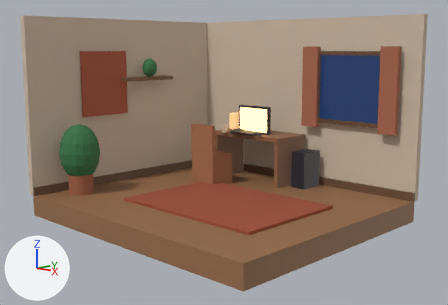
The Blender file Blender/Cozy Computer Room/cozy-computer-room.blend: old version first, new version second.
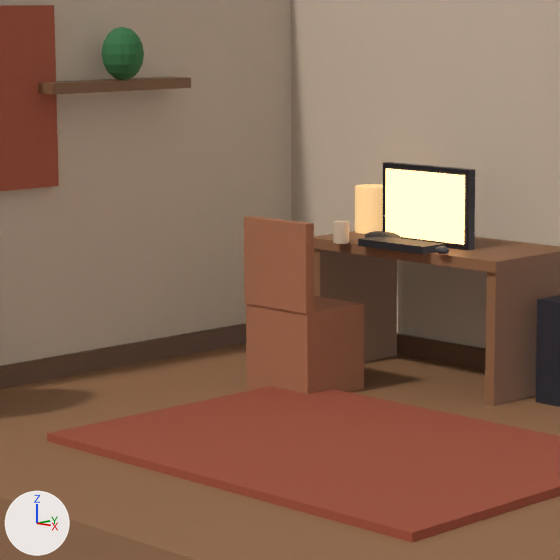
Each version appears first whole from a camera (50 mm lens) standing at (6.15, -6.26, 2.15) and looking at (0.04, 0.03, 0.68), and next in a close-up on the part from 24% to 67% of the width and 16% to 79% of the height. Lighting does not change. The marker at lower left points along +X, +Y and +Z. The first two pictures are the older version.

In view in the first close-up: 'Chair_Back', 'Chair_Seat', 'Cube', 'Desk_Leg_Left', 'Desk_Leg_Right', 'Desk_Top', 'Monitor_Screen', 'Room_BackWall', 'Room_BaseboardLeft', 'Room_Floor', 'Room_LeftWall', 'Wall_Art' and 10 more.
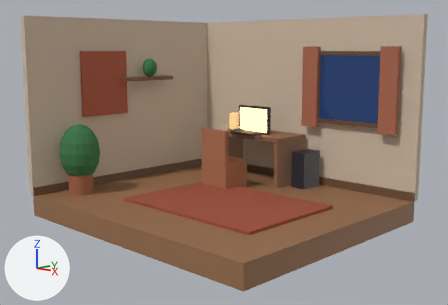
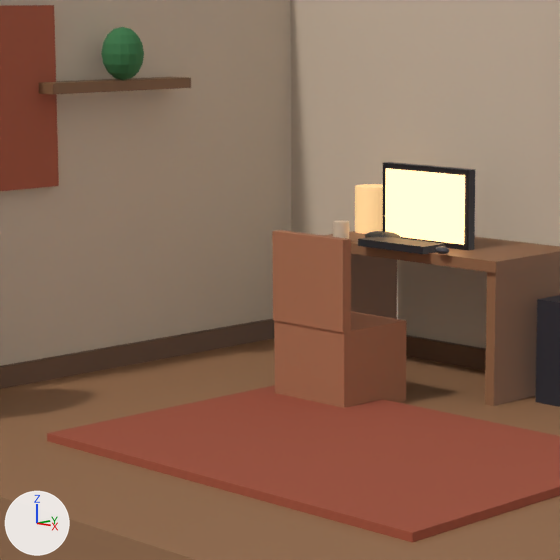
Scene script edits in JSON lines:
```json
{"op": "set", "path": "ob_chair_seat.location", "old": "(-0.85, 0.68, 0.24)", "new": "(-0.5, 0.6, 0.22)"}
{"op": "set", "path": "ob_chair_seat.scale", "old": "(0.24, 0.22, 0.24)", "new": "(0.26, 0.24, 0.22)"}
{"op": "set", "path": "ob_chair_back.location", "old": "(-0.85, 0.48, 0.72)", "new": "(-0.5, 0.38, 0.68)"}
{"op": "set", "path": "ob_chair_back.scale", "old": "(0.24, 0.03, 0.24)", "new": "(0.26, 0.03, 0.24)"}
```

Where the change shows, as pixel boxes (x1, y1, x2, y2) in the close-ups (560 x 560 px):
```json
{"object": "Chair_Seat", "change": "moved, rescaled", "before": [246, 296, 364, 394], "after": [274, 311, 407, 408], "on screen": "13% wider"}
{"object": "Chair_Back", "change": "moved, rescaled", "before": [244, 216, 314, 314], "after": [272, 230, 351, 332], "on screen": "13% wider"}
```
